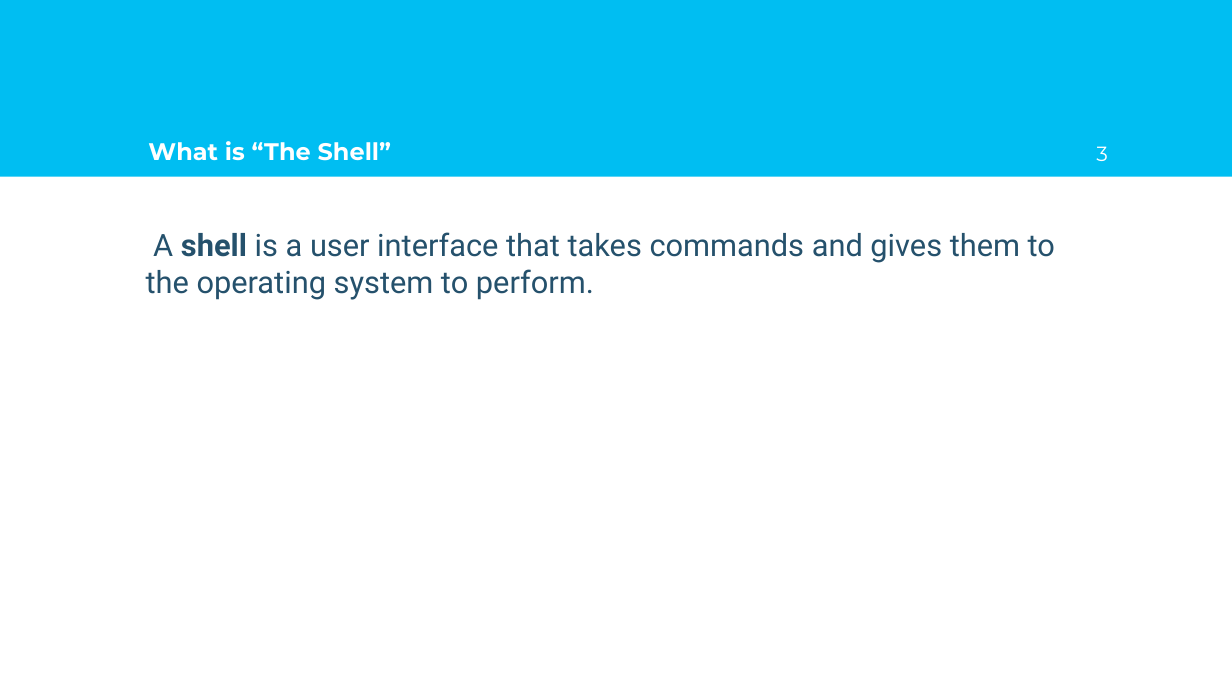
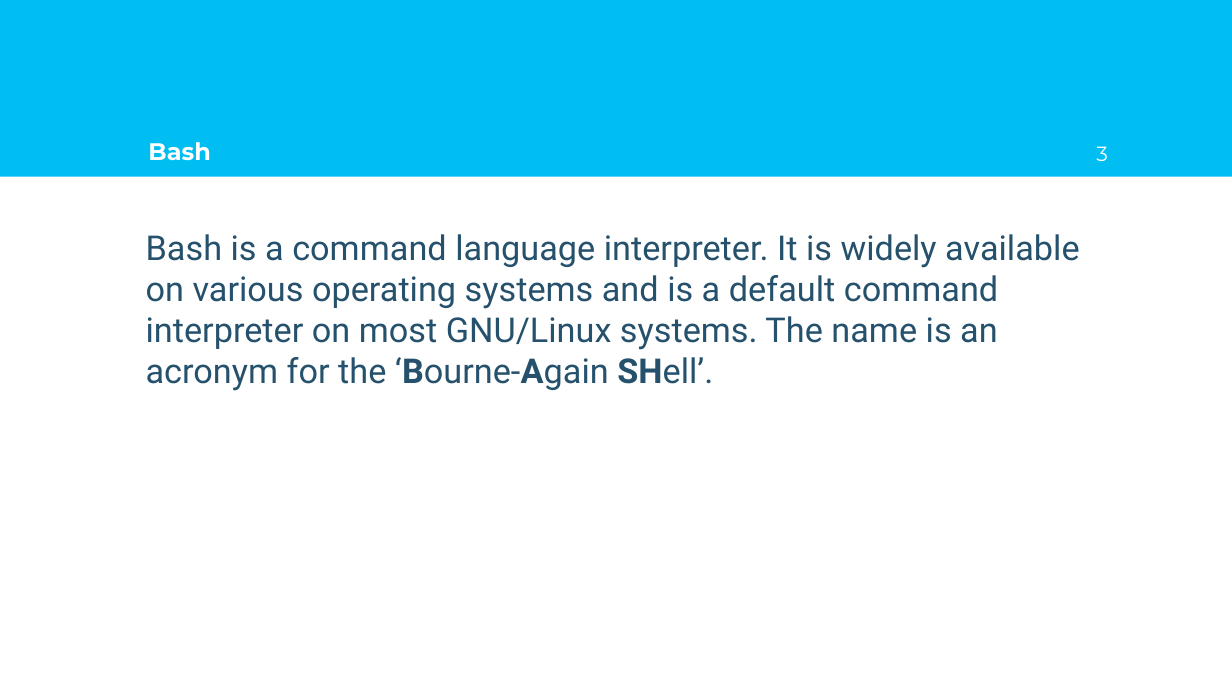
Before and after one commit to TovarasulTony/Tasks, a slide deck: slide 3 of Target_Settings_2020/Bash_SlideShow.pptx. Drawn at 1232x693 pixels with LibreOffice and Linux fonts; fonts in the diff are those of the drawing; background and template pictures are left out. Boxes give left, top, right and bottom in pixels: in the first picture for what was removed or moved away, otherwise in the second. Text is boxed around its words. In the diff, an @@ line names an element or a change of style, - is before the commit and + after.

```diff
--- a/Target_Settings_2020/Bash_SlideShow.pptx
+++ b/Target_Settings_2020/Bash_SlideShow.pptx
@@ title at (148, 142, 210, 161): text changed @@
-What is “The Shell”
+Bash
@@ text at (146, 234, 1079, 391): text changed; size 18 to 20 pt @@
-A shell is a user interface that takes commands and gives them to the operating system to perform.
+Bash is a command language interpreter. It is widely available on various operating systems and is a default command interpreter on most GNU/Linux systems. The name is an acronym for the ‘Bourne-Again SHell’.
```
Also in this commit, not shown: 4 other slides changed, 20 slides added, 26 slides removed.
